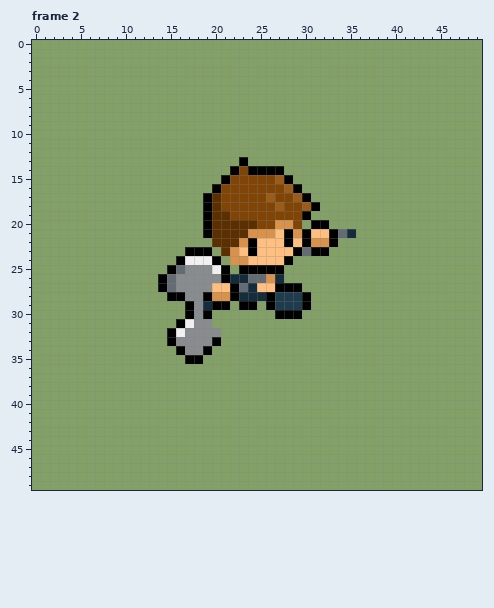
Pixel-art file: extra/joseph/joseph_running.ase. This is how it looked before the edit.
50x50 pixels, 8 frames. Shown: frame 2. The commit also changed other frames, which this record leaves out.
The result:
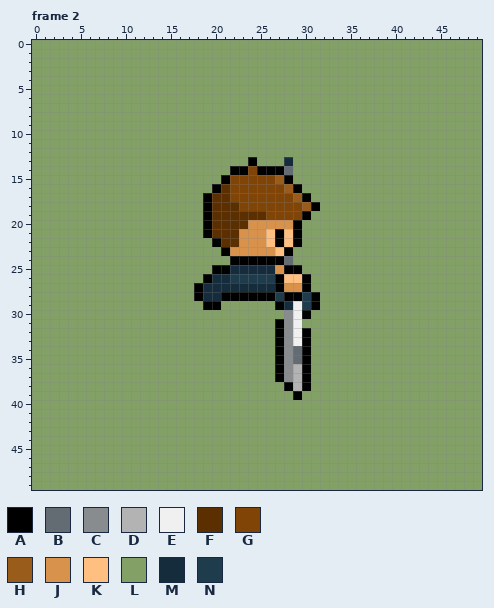
Palette (. is transparent): A #000000  B #646c73  C #888c8f  D #b3b3b3  E #f0f0f0  F #5c2f00  G #804506  H #995c1a  J #d9924c  K #ffbf80  L #83a167  M #142c3b  N #1f3c4d
Commit message: east running sprite sheet
The exact change:
layer "south_east" now hidden
layer "east" added
Frame 2, layer "east":
y 13: x 23..24 AL -> LA; x 28 L -> M
y 14: x 23..24 GA -> AG; x 28 L -> B
y 16: x 21 G -> F
y 17: x 21 G -> F; x 26 H -> G
y 18: x 21..22 GG -> FF; x 27 H -> G
y 19: x 22..25 GGGG -> FFFF
y 20: x 24..26 FGG -> JJJ; x 29 G -> A; x 31..32 AA -> LL
y 21: x 23 F -> J; x 26..35 JKAJAKKABM -> KAKALLLLLL
y 22: x 20 F -> A; x 24..25 AK -> JJ; x 27..33 KAKAJJA -> AKALLLL
y 23: x 17..19 AAA -> LLL; x 21 F -> A; x 23..26 KAKK -> JJJJ; x 28..32 KABAA -> ALLLL
y 24: x 16..20 AEEEA -> LLLLL; x 22..28 JJKKKKA -> AAAAAAB
y 25: x 15..20 ABCCCE -> LLLLLA; x 22..29 LAAAAALL -> MMMMMJAA
y 26: x 14..30 ABCCCCCAMMBBJMLLL -> LLLLLAMMNNNNNAKKA
y 27: x 14..23 ABCCCCKKAB -> LLLLAMMMMM; x 25..26 KK -> MM; x 28..30 AAL -> JJA
y 28: x 15..21 AACCAJJ -> LLLAMMA; x 23..25 MMM -> AAA; x 28..31 NNAL -> AANA
y 29: x 17..19 ACM -> LLA; x 21 A -> L; x 23..24 AA -> LL; x 26..31 ANNNAL -> LAMENA
y 30: x 17..19 ACA -> LLL; x 27..30 AAAL -> LCEA
y 31: x 16..19 AECC -> LLLL; x 27..29 LLL -> ACE
y 32: x 15..20 AECCCC -> LLLLLL; x 27..30 LLLL -> ACEA
y 33: x 15..20 ACCCCA -> LLLLLL; x 27..30 LLLL -> ACEA
y 34: x 16..19 ACCA -> LLLL; x 27..30 LLLL -> ACBA
y 35: x 17..18 AA -> LL; x 27..30 LLLL -> ACBA
y 36..37: x 27..30 LLLL -> ACDA
y 38: x 28..30 LLL -> ADA
y 39: x 29 L -> A
